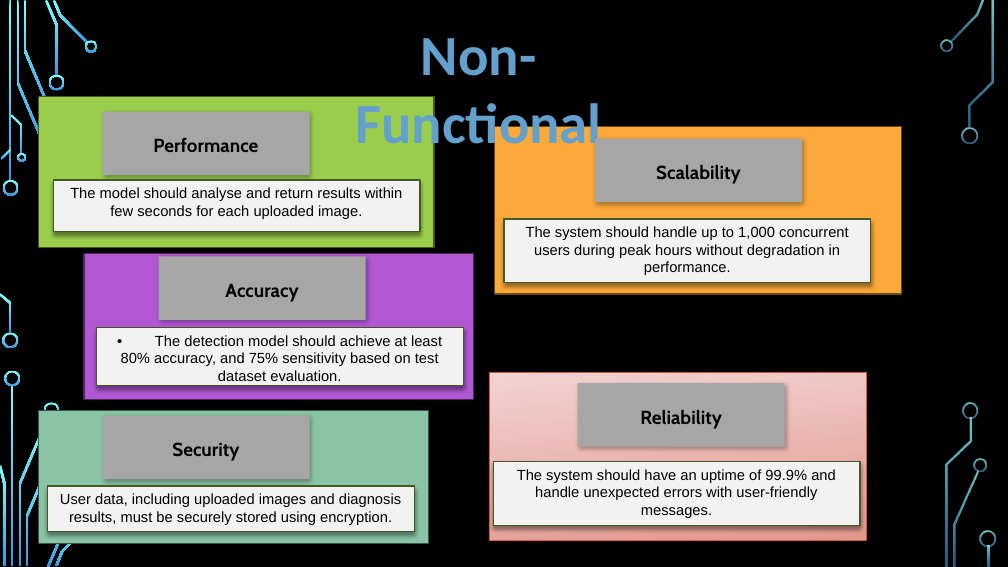
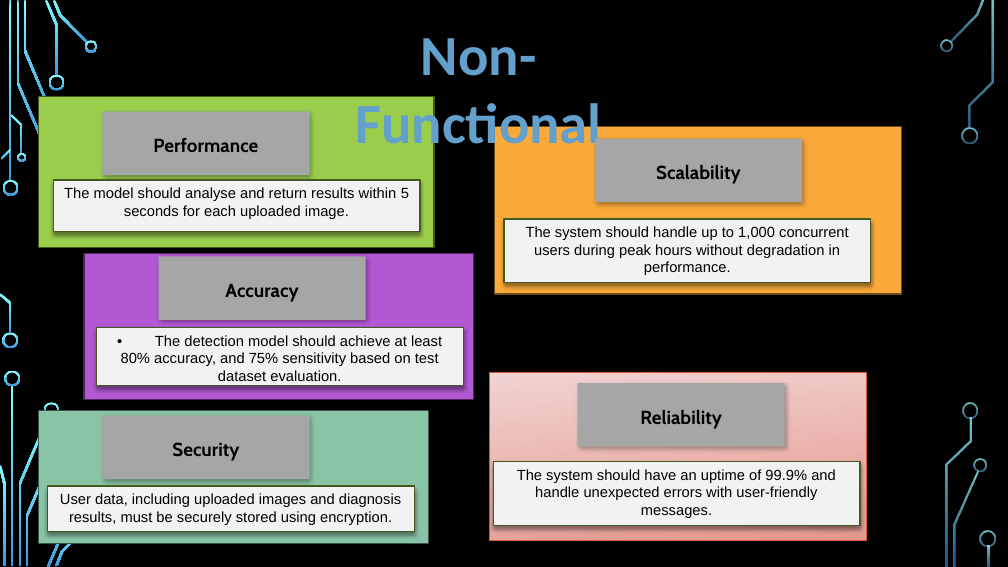
Before and after one commit to MEISTER97/Project-Skin-disease-detection, a slide deck: slide 7 of docs/Presentation.pptx. Drawn at 1008x567 pixels with LibreOffice and Linux fonts; fonts in the diff are those of the drawing; background and template pictures are left out. Boxes give left, top, right and bottom in pixels: in the first picture for what was removed or moved away, otherwise in the second. Text is boxed around its words. In the diff, an @@ line names an element or a change of style, - is before the commit and + after.

```diff
--- a/docs/Presentation.pptx
+++ b/docs/Presentation.pptx
@@ text in rectangle at <box>64,187,409,219</box>: text changed @@
-The model should analyse and return results within few seconds for each uploaded image.
+The model should analyse and return results within 5 seconds for each uploaded image.
```
Also in this commit, not shown: 3 other slides changed.
